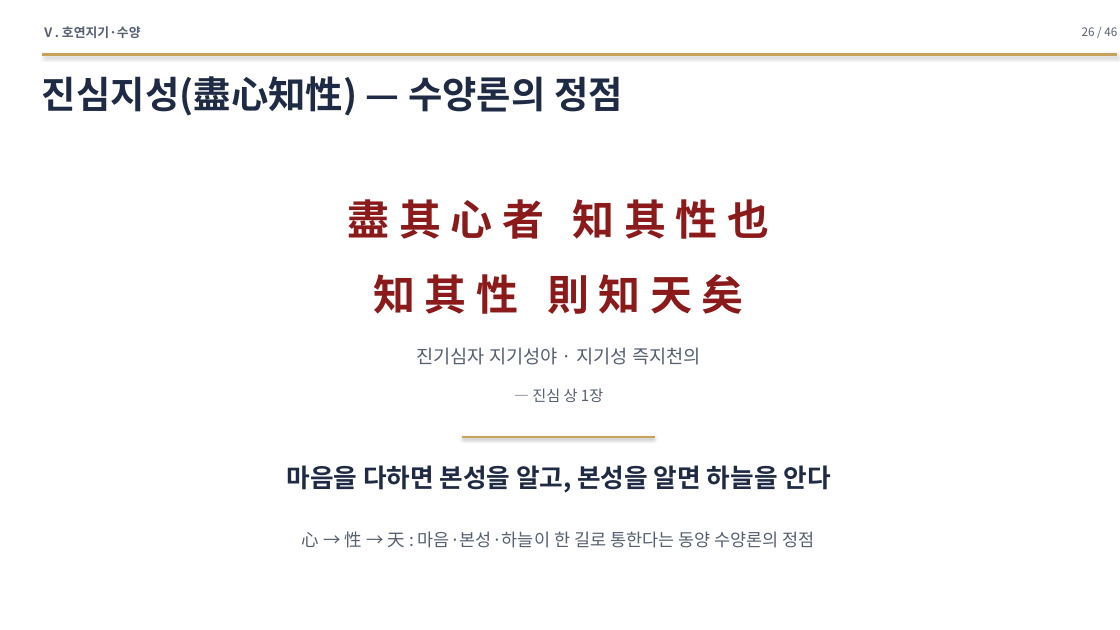
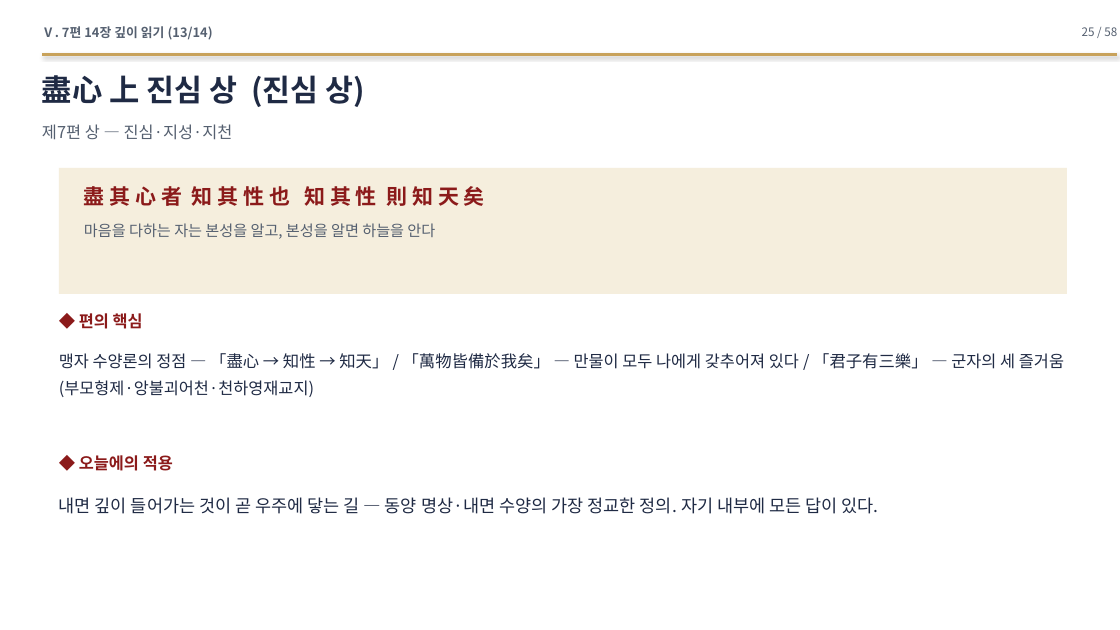
Before and after one commit to hpark1947/Oriental-Classics2, a slide deck: slide 25 of 발표자료/맹자_발표자료.pptx (slide 26 before the commit). Drawn at 1120x630 pixels with LibreOffice and Linux fonts; fonts in the diff are those of the drawing. Boxes give left, top, right and bottom in pixels: in the first picture for what was removed or moved away, otherwise in the second. Text is boxed around its words. In the diff, an @@ line names an element or a change of style, - is before the commit and + after.

```diff
--- a/발표자료/맹자_발표자료.pptx
+++ b/발표자료/맹자_발표자료.pptx
@@ text at [42, 26, 213, 40]: text changed @@
-Ⅴ. 호연지기·수양
+Ⅴ. 7편 14장 깊이 읽기 (13/14)
@@ text at [1082, 27, 1117, 36]: text changed @@
-26 / 46
+25 / 58
@@ text at [42, 75, 366, 107]: text changed; size 32 to 26 pt @@
-진심지성(盡心知性) — 수양론의 정점
+盡心 上 진심 상 (진심 상)
@@ text added at [42, 124, 233, 140], 14 pt, text #556070 @@
+제7편 상 — 진심·지성·지천
@@ rectangle added at [59, 168, 1067, 294], fill #F5EEDD @@
@@ text at [84, 184, 485, 239]: text changed; size 36 to 13 pt; text colour #8B1A1A to #556070; bold off @@
-盡 其 心 者 知 其 性 也
+盡 其 心 者 知 其 性 也 知 其 性 則 知 天 矣
+마음을 다하는 자는 본성을 알고, 본성을 알면 하늘을 안다
@@ text removed at [373, 274, 744, 314] @@
-知 其 性 則 知 天 矣
@@ text at [79, 313, 143, 329]: text changed; size 13 to 14 pt; text colour #556070 to #8B1A1A; bold on @@
-— 진심 상 1장
+◆ 편의 핵심
@@ text added at [59, 353, 1064, 397], 14 pt, text #1F2A44 @@
+맹자 수양론의 정점 — 「盡心 → 知性 → 知天」 / 「萬物皆備於我矣」 — 만물이 모두 나에게 갖추어져 있다 / 「君子有三樂」 — 군자의 세 즐거움 (부모형제·앙불괴어천·천하영재교지)
@@ text removed at [417, 347, 701, 365] @@
-진기심자 지기성야 · 지기성 즉지천의
@@ line removed from (462, 437) to (655, 437) @@
@@ text at [79, 455, 173, 471]: text changed; size 22 to 14 pt; text colour #1F2A44 to #8B1A1A @@
-마음을 다하면 본성을 알고, 본성을 알면 하늘을 안다
+◆ 오늘에의 적용
@@ text at [59, 497, 878, 514]: text changed; text colour #556070 to #1F2A44 @@
-心 → 性 → 天 : 마음·본성·하늘이 한 길로 통한다는 동양 수양론의 정점
+내면 깊이 들어가는 것이 곧 우주에 닿는 길 — 동양 명상·내면 수양의 가장 정교한 정의. 자기 내부에 모든 답이 있다.
```
Also in this commit, not shown: 7 other slides changed, 50 slides added, 38 slides removed, 1 other file.
